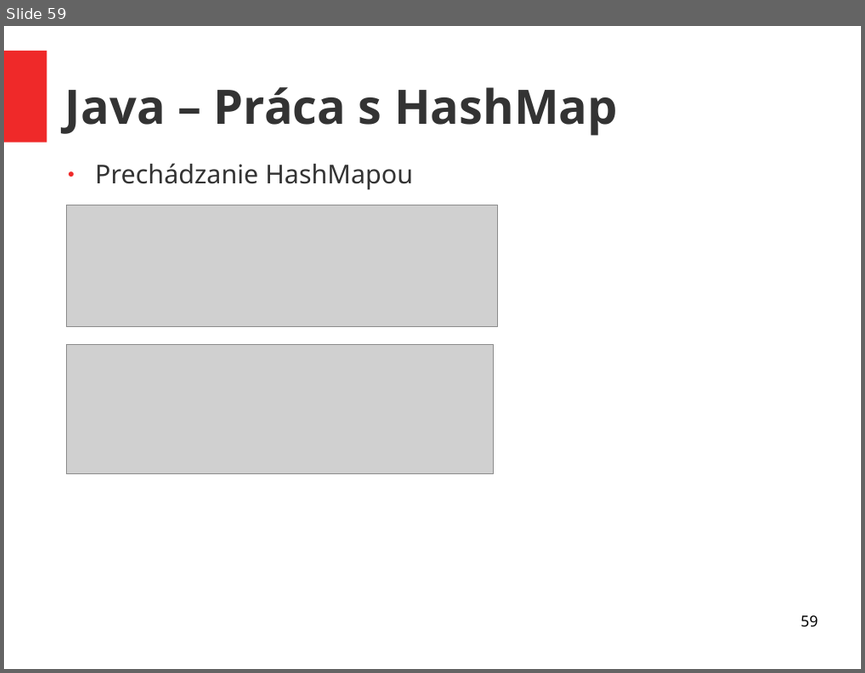
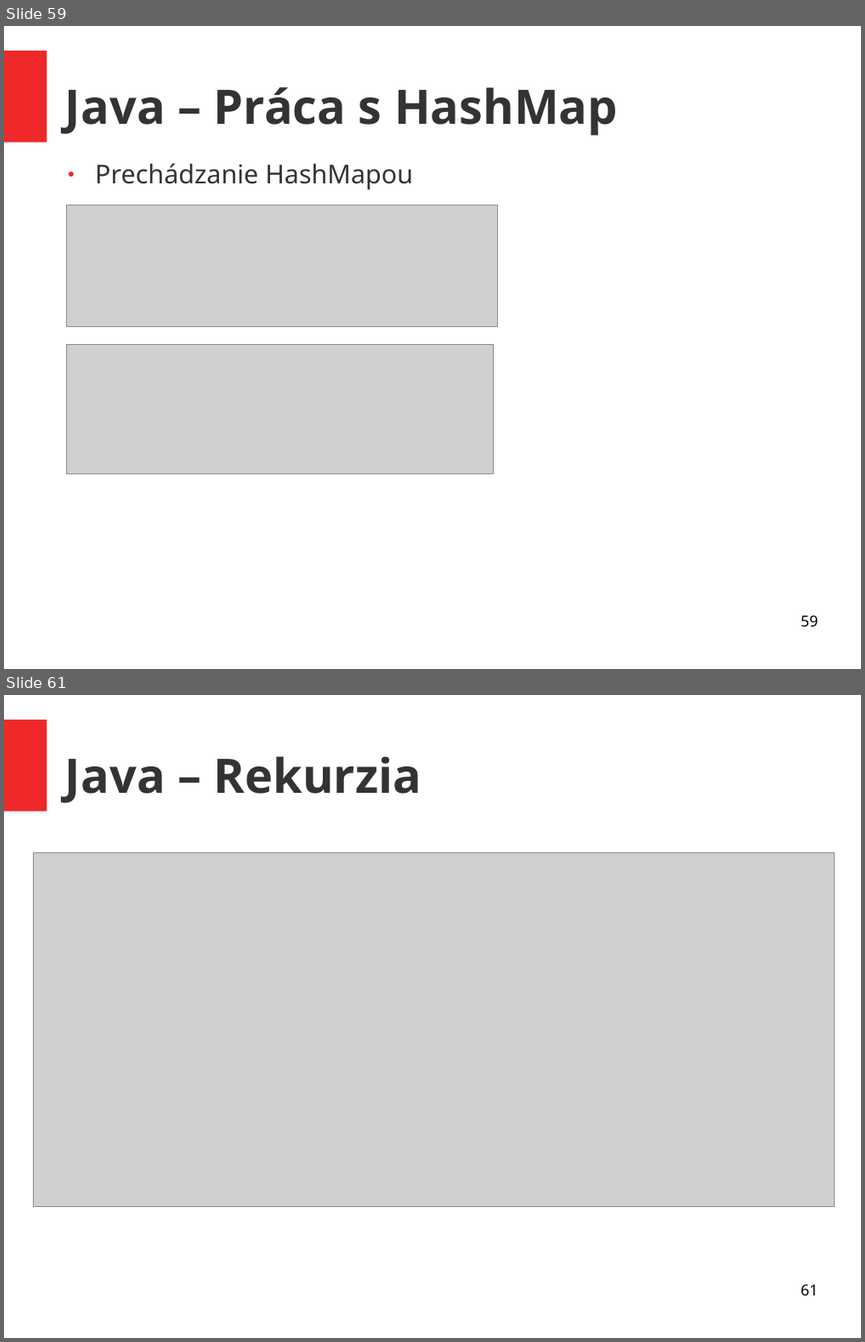
Before and after one commit to ukf-michalkohutek/prezentacia, a slide deck: seminar2.odp. Shown one above the other, each under a label of ours: slide 59 before the commit, slides 59 and 61 after it; the slides between them are not shown. The pictures are 865x673 and 865x1342 pixels, drawn with LibreOffice and Linux fonts; fonts in the diff are those of the drawing; grey boxes stand for pictures. Boxes give left, top, right and bottom in pixels: in the first picture for what was removed or moved away, otherwise in the second. Text is boxed around its words. In the diff, an @@ line names an element or a change of style, - is before the commit and + after.

```diff
--- a/seminar2.odp
+++ b/seminar2.odp
@@ slide 61 added at (x1=4, y1=695, x2=861, y2=1338), background #FFFFFF; not listed: 1 template element that a slide beside it also shows @@
@@ title added at (x1=65, y1=756, x2=422, y2=803), 44 pt, text #333333, bold @@
+Java – Rekurzia
@@ picture added at (x1=34, y1=853, x2=834, y2=1207) @@
@@ page number added at (x1=800, y1=1284, x2=817, y2=1296), 14 pt, text #000000 @@
+61
```
Also in this commit, not shown: 1 slide changed, 1 other file.
